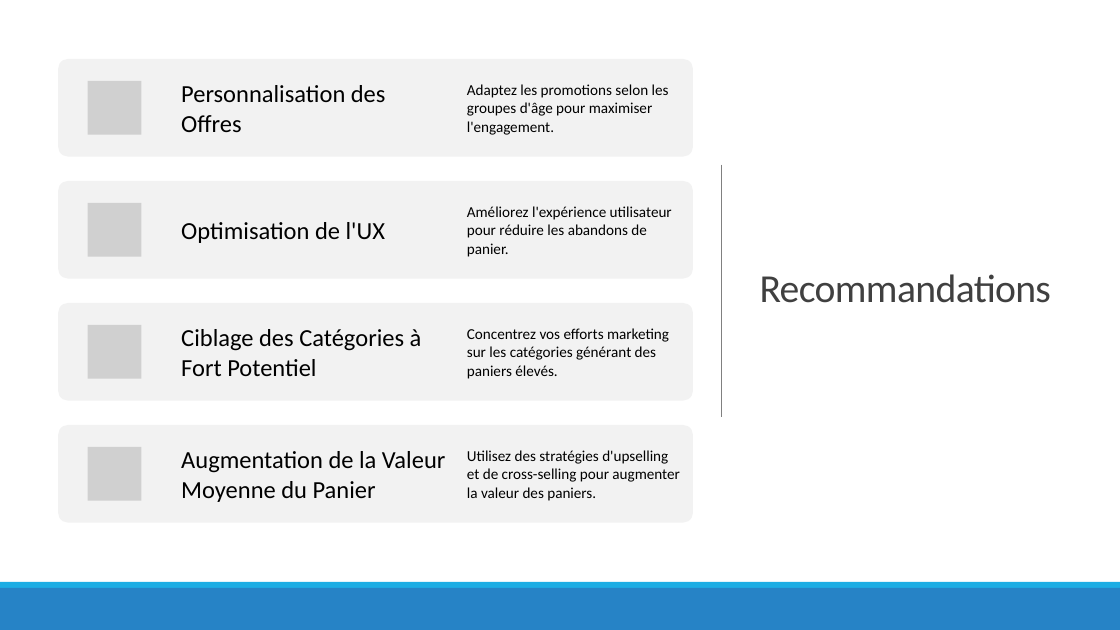
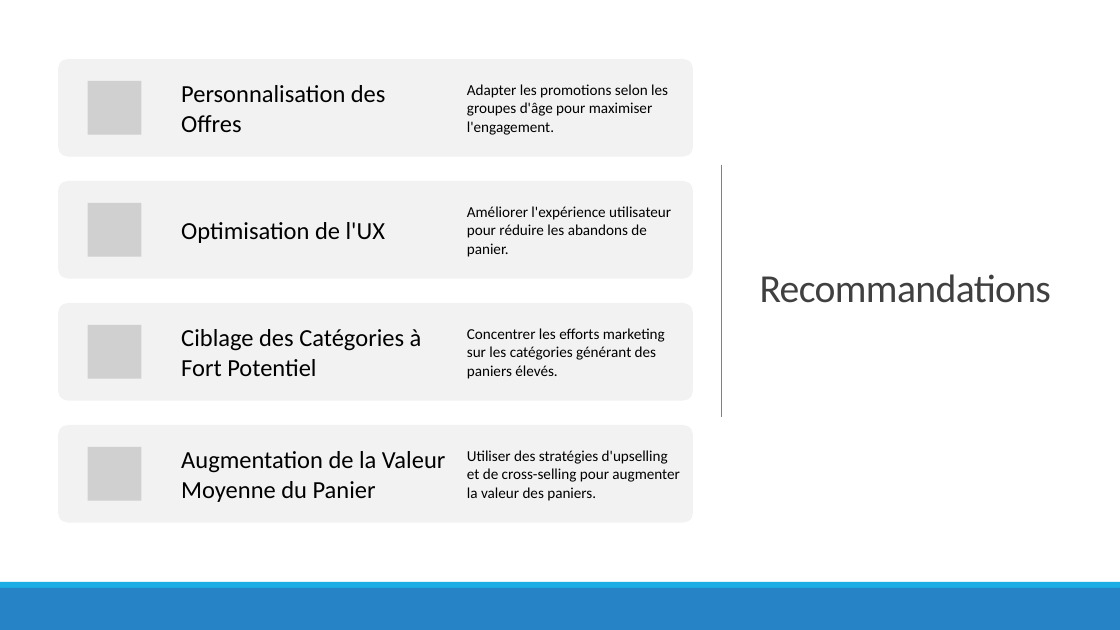
Before and after one commit to obenmaha/analyse-ventes-librairie, a slide deck: slide 24 of presentation_BENMAHAMMED_Oussama_Lapage.pptx. Drawn at 1120x630 pixels with LibreOffice and Linux fonts; fonts in the diff are those of the drawing; grey boxes stand for pictures. Boxes give left, top, right and bottom in pixels: in the first picture for what was removed or moved away, otherwise in the second. Text is boxed around its words. In the diff, an @@ line names an element or a change of style, - is before the commit and + after.

```diff
--- a/presentation_BENMAHAMMED_Oussama_Lapage.pptx
+++ b/presentation_BENMAHAMMED_Oussama_Lapage.pptx
@@ text at [467, 84, 668, 135]: text changed @@
-Adaptez les promotions selon les groupes d'âge pour maximiser l'engagement.
+Adapter les promotions selon les groupes d'âge pour maximiser l'engagement.
@@ text at [467, 206, 671, 257]: text changed @@
-Améliorez l'expérience utilisateur pour réduire les abandons de panier.
+Améliorer l'expérience utilisateur pour réduire les abandons de panier.
@@ text at [467, 328, 665, 379]: text changed @@
-Concentrez vos efforts marketing sur les catégories générant des paniers élevés.
+Concentrer les efforts marketing sur les catégories générant des paniers élevés.
@@ text at [467, 450, 679, 501]: text changed @@
-Utilisez des stratégies d'upselling et de cross-selling pour augmenter la valeur des paniers.
+Utiliser des stratégies d'upselling et de cross-selling pour augmenter la valeur des paniers.
```
Also in this commit, not shown: 3 other slides changed, 2 other files.
